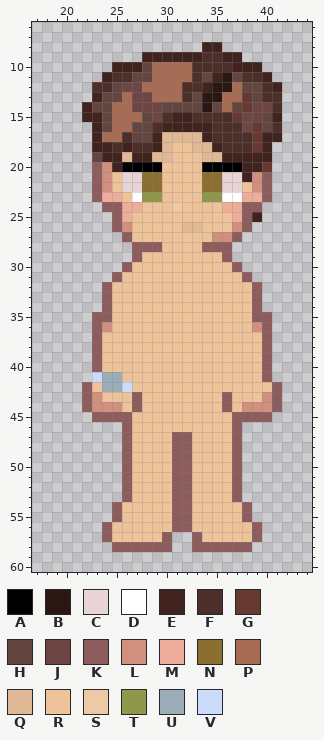
A pixel-art file gets an edit: Art/PixelArt/Characters/Aseprite files/Bagunça/TUDO64PX.aseprite. That is the earlier state.
64x64 pixels, 1 frame. Colours within 5 levels of each other are drawn and written as one. Shown: x 17..44, y 6..60.
Palette (. is transparent): A #000000  B #291714  C #e8d4d4  D #ffffff  E #40231e  F #4d2f2a  G #663931  H #644641  J #6d4545  K #8d5c5c  L #d18f7d  M #eeac9a  N #8a6f30  P #a86c54  Q #dfb995  R #eec39a  S #edc9a6  T #8f974a  U #9badb7  V #cbdbfc
Once edited:
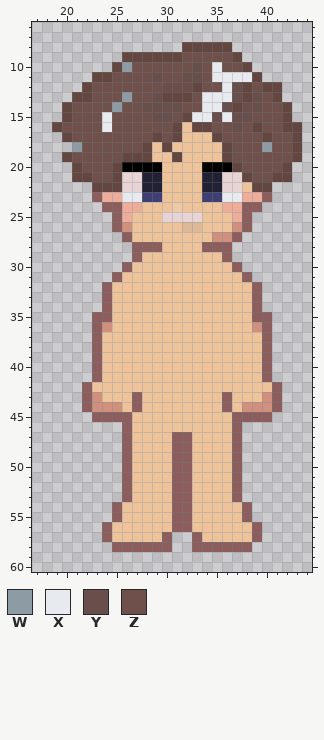
Colours new in this view: W #8d9ca4  X #e7eaee  Y #684f4b  Z #70504a
The author wrote: sprites continuar a passar o TUDO64PX.ase para Characters.ase
Diff:
layer "Adrian - hair n face" now hidden
layer "NPC Patient 7" added
colour N: #8a6f30 -> #222034
colour T: #8f974a -> #3f3f74
y 8: x 32..36 ..EE. -> HHHHH
y 9: x 26..37 ..EEEEEEFFEE -> HHHHHHZZZZZH
y 10: x 25..39 EEEHPPPPFFFFEEE -> HWZZZZZZYZXZZH.
y 11: x 23..40 .EFFHHPPPPFHEBHFFE -> HHZZZZYZZYYZXXXXH.
y 12: x 22..37 .FFHJJPPPPFFEBBP -> HZZZZZZZYYYHZZXY; x 39..41 HFE -> ZHH
y 13: x 21..41 ..EHHPJJPPPFHBBPPGHFF -> HHZZZWZZYHHHZXXXYHYZH
y 14: x 20..36 ..EHHPPJJJHHHHBHP -> HZZZZWZZYYYYZZXXY; x 38..42 GJJF. -> YYZZH
y 15: x 20..42 ..EEHPPPHJFEEFFFFGJJHE. -> HZZZXZZZZYYZHXXYXYYZZZH
y 16: x 19..43 ....EHPPHHFEEEEEFFFJGHF.. -> HZZZZXZZZZZZHRHHZZYZHZZHH
y 17: x 20..43 ...EPPFHHEQQQQEFFFFGEE.. -> HZZZZZZZZHZHRRRHZZZZHZZH
y 18: x 21..30 ..EEFEFFEQ -> WZZZZZZHRH; x 33..43 QQEFFFGE... -> RRRHZZZWZZH
y 19: x 20..31 ...HEEQEEQQR -> HZZZZZHHHRRH; x 34..43 QQEEEEE... -> RRHZZZZZZH
y 20: x 21..25 ..KLE -> HZZZH; x 37..42 AEEG.. -> HZZZZH
y 21: x 21..25 ..KLR -> HHZZH; x 38..42 ELK.. -> HZZHH
y 22: x 23..25 KLR -> HHH; x 39..40 LK -> HH
y 23: x 26..27 RD -> XX; x 36..37 DD -> XX
y 25: x 30..33 RRRR -> CCCC; x 39 E -> .
y 41: x 23..25 VUU -> KRR
y 42: x 24..26 UUV -> RRR
